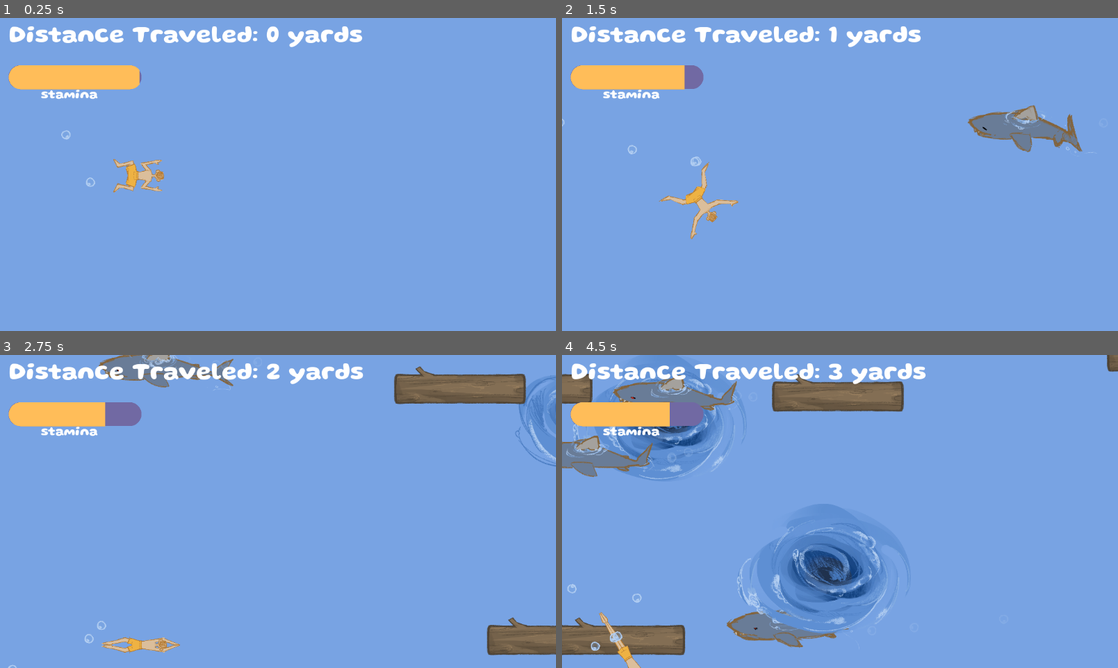
Above: before the commit, frames 1-4 (two rows, left to right).
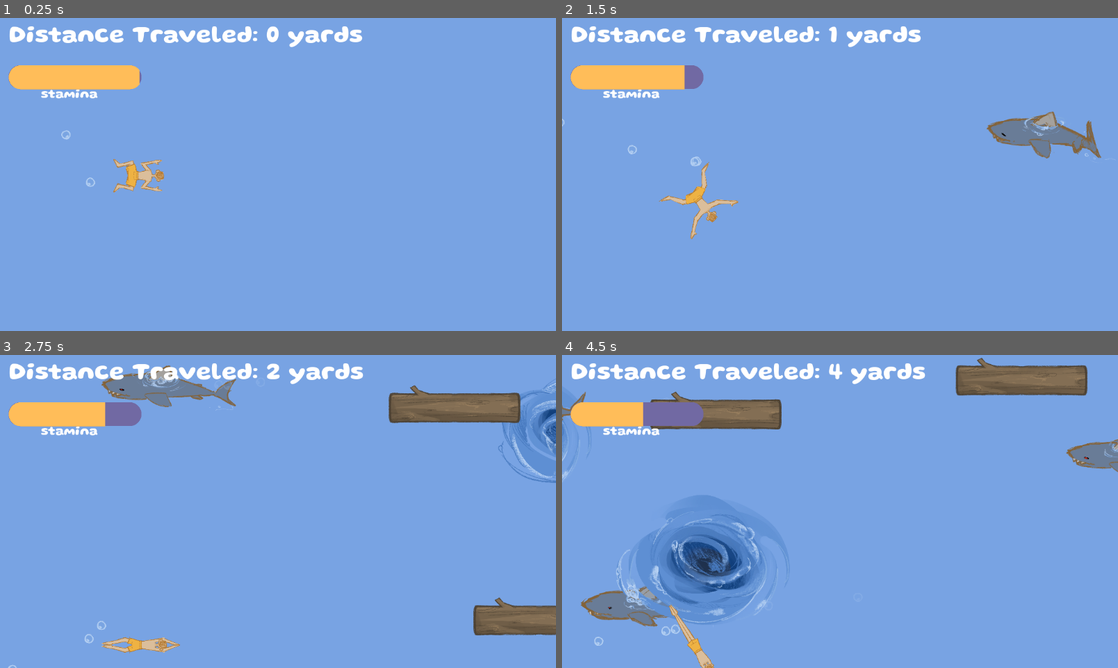
Above: after the commit, the same moments.

Repository: sophieTheProgrammer/microjam-island-61
Game: Godot game, scene res://scenes/game.tscn
Two runs of this game, one before a commit and one after it. Both use one fixed random seed, a clock stepped at 60 frames per second and the inputs below. Sound files missing from this copy of the repository are replaced by a short silence.
Inputs (mouse positions are in pixels of both pictures, inside the frame that each line leads up to):
- Up to frame 1 (0.25 s): no input
- Up to frame 2 (1.5 s): tap Enter (ui_accept) at 0.5, 0.77 s; move the mouse to (962, 158) at 0.52 s; click (962, 158) at 0.6 s; move the mouse to (728, 190) at 1.27 s; hold Down (down) from 1.28 s (still down); click (728, 190) at 1.35 s
- Up to frame 3 (2.75 s): tap Enter (ui_accept) at 1.52 s; move the mouse to (333, 442) at 2.02 s; release Down (down) at 2.03 s; click (333, 442) at 2.1 s
- Up to frame 4 (4.5 s): move the mouse to (812, 574) at 2.77 s; click (812, 574) at 2.85 s; tap Enter (ui_accept) at 3.02, 3.77 s; move the mouse to (1006, 558) at 3.52 s; hold Down (down) from 3.53 s (still down); click (1006, 558) at 3.6 s; move the mouse to (673, 464) at 4.27 s; click (673, 464) at 4.35 s

The runs differ from the first frame. In frame 1, less than 0.1% of the frame differs, in the area x 7-18%, y 22-26%; in frame 2, 1.7%; in frame 3, 8.7%; in frame 4, 28%, in the area x 0-100%, y 0-100%.

Commit message:
log spawning + high shore

Diff:
--- a/scenes/ui.tscn
+++ b/scenes/ui.tscn
@@ -15,10 +15,10 @@
 [node name="end screen" parent="." unique_id=101591616 instance=ExtResource("2_x4jx1")]
 
 [node name="stamina" type="RichTextLabel" parent="." unique_id=1718341714]
-offset_left = 85.0
-offset_top = 148.0
+offset_left = 85.00001
+offset_top = 147.0
 offset_right = 723.0
-offset_bottom = 213.0
+offset_bottom = 212.0
 scale = Vector2(0.54, 0.54)
 size_flags_horizontal = 0
 size_flags_vertical = 8
--- a/scripts/chunk.gd
+++ b/scripts/chunk.gd
@@ -25,8 +25,8 @@
 		elif type == "log":
 			new_obstacle = LOG.instantiate()
 		new_obstacle.name = type
-		new_obstacle.position.x = randf_range(Global.viewport.x / 2, -Global.viewport.x / 2) + self.position.x
-		new_obstacle.position.y = randf_range(Global.viewport.y / 2, -Global.viewport.y / 2) + self.position.y
+		new_obstacle.position.x = randf_range((Global.viewport.x / 2)-50, 50+(-Global.viewport.x / 2)) + self.position.x
+		new_obstacle.position.y = randf_range((Global.viewport.y / 2)-50, 50+(-Global.viewport.y / 2)) + self.position.y
 		obstacles.add_child(new_obstacle)
 
 
--- a/scripts/end_screen.gd
+++ b/scripts/end_screen.gd
@@ -7,20 +7,22 @@
 	EventBus.game_over.connect(gameover)
 # Called every frame. 'delta' is the elapsed time since the previous frame.
 func _process(_delta: float) -> void:
-	score.text = "Your score is " + str(int(Global.score*Global.measure_unit))
-	if int(Global.score*Global.measure_unit) > Global.high_score:
-		score.text += "\nYou also just got a new high score!"
-		Global.high_score = int(Global.score*Global.measure_unit)
-	else:
-		score.text += "\nYou have a high score of " + str(Global.high_score)
+
 	if Input.is_action_just_pressed("restart game") and not Global.game_is_running:
 		Global.start_game(true)
 		$CanvasLayer.hide()
 
 
 func gameover():
+	print("gameover")
 	if not Global.DEBUG_DEATH:
 		if Global.game_is_running:
 			$CanvasLayer.show()
 			Global.game_is_running = false
 			await Global.fade_node.fade(0.5, 0.2).finished
+	score.text = "Score: " + str(int(Global.score*Global.measure_unit))
+	score.text += "\nHigh score: " + str(Global.high_score*Global.measure_unit)
+	if int(Global.score*Global.measure_unit) > Global.high_score:
+		print("YAYAYYASY HIGH SCHORE")
+		score.text = "New high score!" + "\n" +str(Global.high_score*Global.measure_unit)
+		Global.high_score = int(Global.score*Global.measure_unit)
